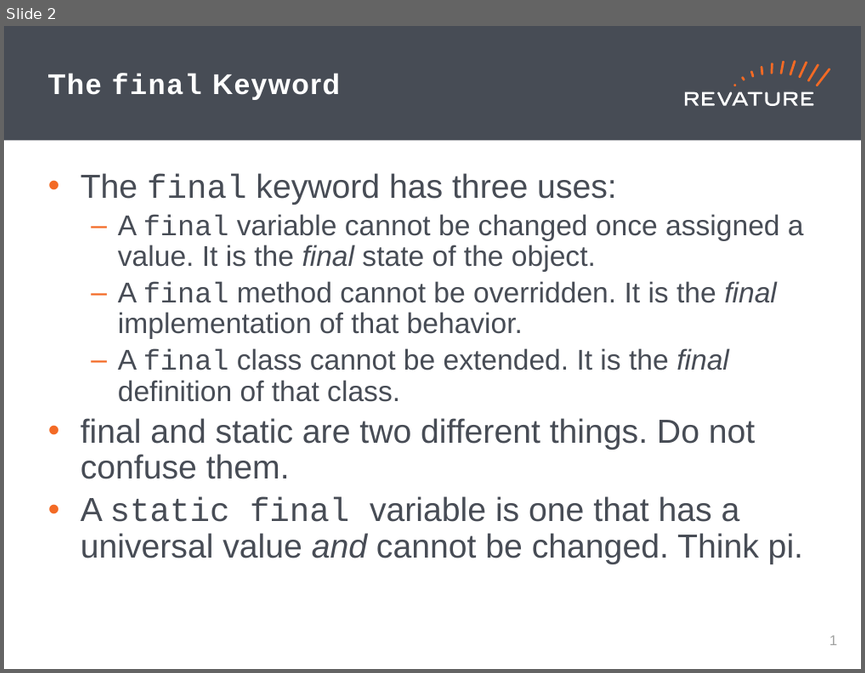
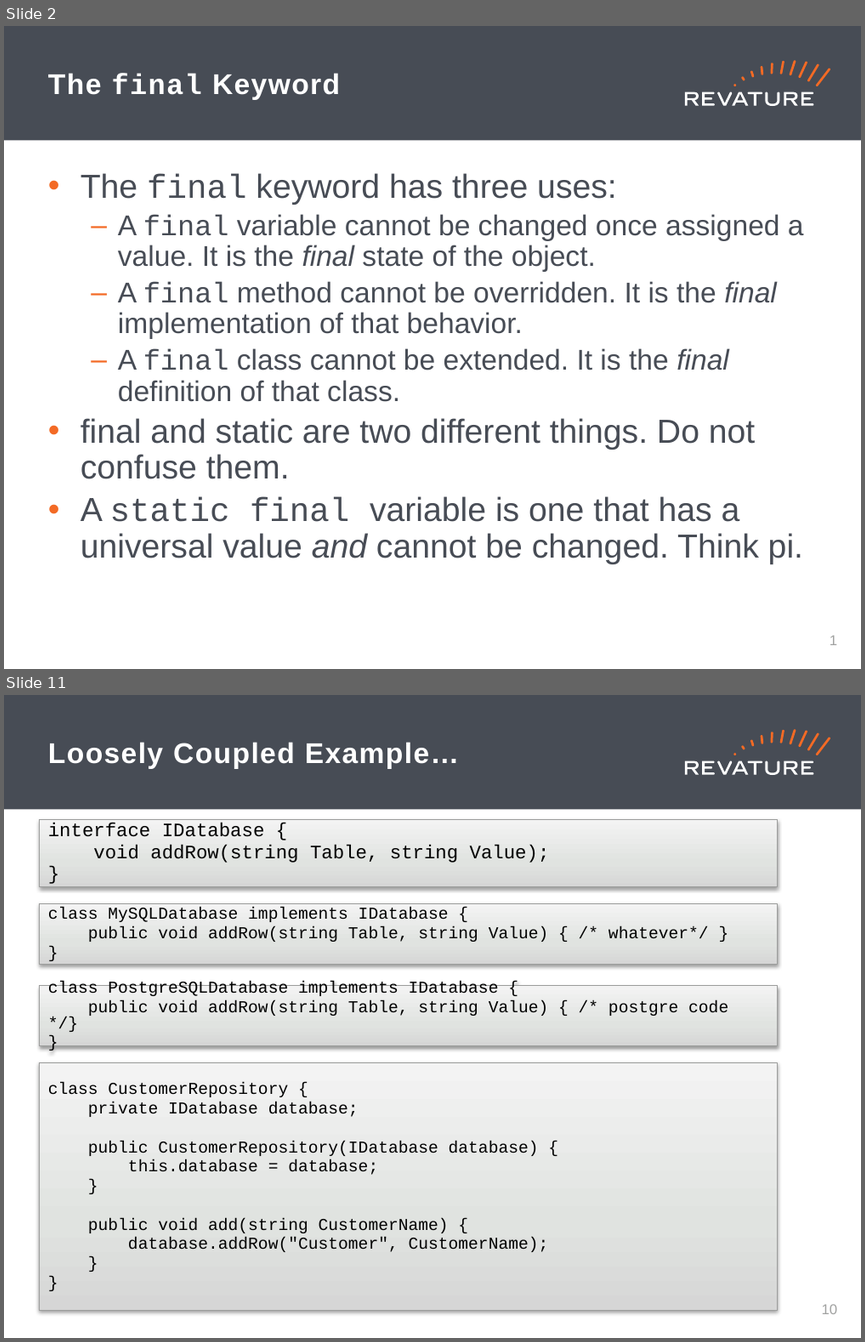
Before and after one commit to brynportella/RAP-210308, a slide deck: PPT/Day_14.pptx. Shown one above the other, each under a label of ours: slide 2 before the commit, slides 2 and 11 after it; the slides between them are not shown. The pictures are 865x673 and 865x1342 pixels, drawn with LibreOffice and Linux fonts; fonts in the diff are those of the drawing. Boxes give left, top, right and bottom in pixels: in the first picture for what was removed or moved away, otherwise in the second. Text is boxed around its words. In the diff, an @@ line names an element or a change of style, - is before the commit and + after.

```diff
--- a/PPT/Day_14.pptx
+++ b/PPT/Day_14.pptx
@@ slide 11 added at (x1=4, y1=695, x2=861, y2=1338), background #FFFFFF; not listed: 19 template elements that a slide beside it also shows @@
@@ title added at (x1=48, y1=742, x2=459, y2=769), 24 pt, text #FFFFFF, bold @@
+Loosely Coupled Example…
@@ rectangle added at (x1=40, y1=819, x2=778, y2=886), fill gradient #D6D7D6 to #E2E2E2 to #F4F4F4, outline #9C9D9C 0.75 pt, 16 pt, text #000000 @@
+interface IDatabase {
+void addRow(string Table, string Value);
+}
@@ rectangle added at (x1=40, y1=904, x2=778, y2=964), fill gradient #D6D7D6 to #E2E2E2 to #F4F4F4, outline #9C9D9C 0.75 pt, 14 pt, text #000000 @@
+class MySQLDatabase implements IDatabase {
+public void addRow(string Table, string Value) { /* whatever*/ }
+}
@@ rectangle added at (x1=40, y1=986, x2=778, y2=1045), fill gradient #D6D7D6 to #E2E2E2 to #F4F4F4, outline #9C9D9C 0.75 pt, 14 pt, text #000000 @@
+class PostgreSQLDatabase implements IDatabase {
+public void addRow(string Table, string Value) { /* postgre code */}
+}
@@ rectangle added at (x1=40, y1=1062, x2=778, y2=1310), fill gradient #D6D7D6 to #E2E2E2 to #F4F4F4, outline #9C9D9C 0.75 pt, 14 pt, text #000000 @@
+class CustomerRepository {
+private IDatabase database;
+public CustomerRepository(IDatabase database) {
+this.database = database;
+}
+public void add(string CustomerName) {
+database.addRow("Customer", CustomerName);
+}
+}
@@ page number added at (x1=822, y1=1304, x2=838, y2=1314), 12 pt, text #A0A1A0 @@
+10
```
Also in this commit, not shown: 10 other slides added, 13 other files.
